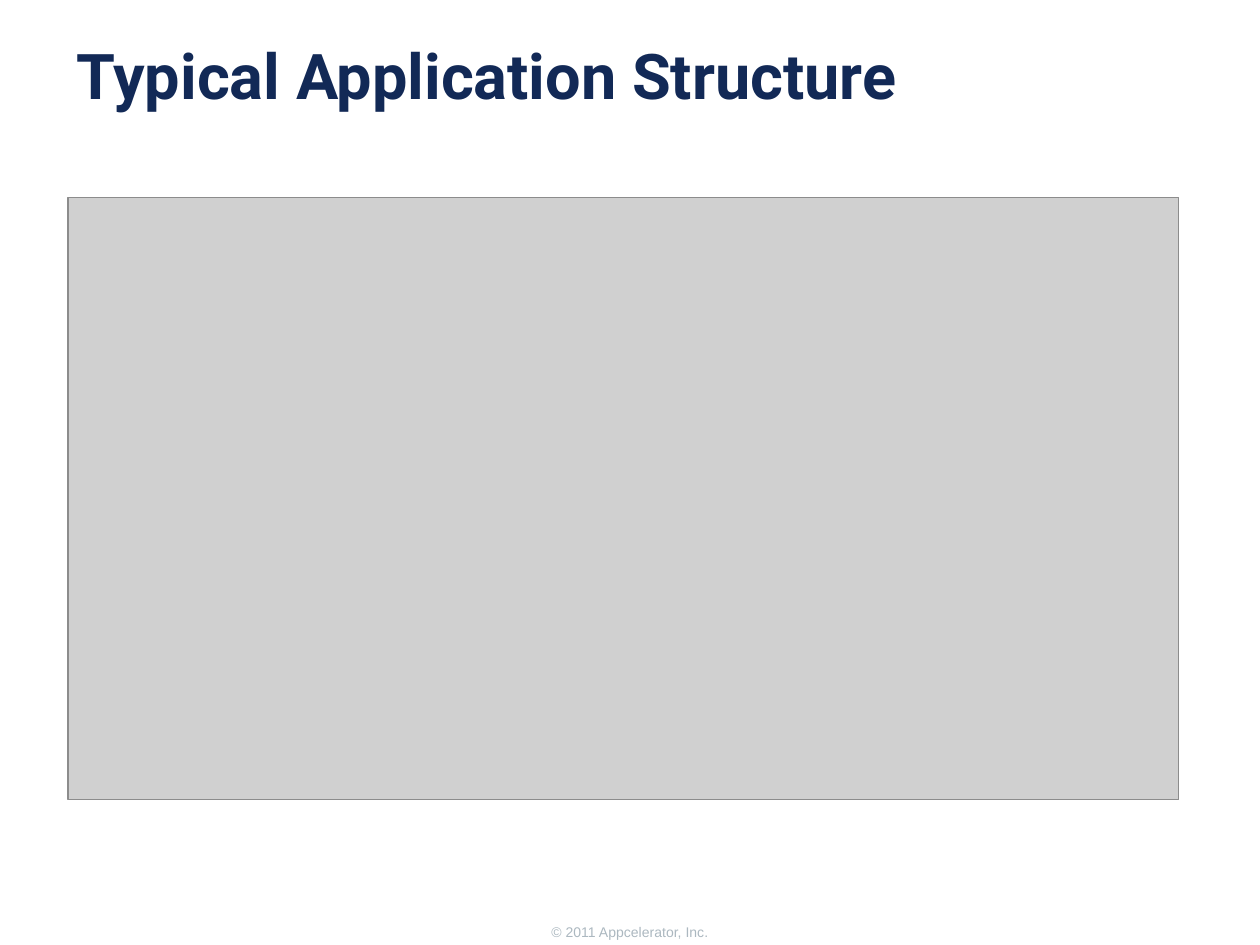
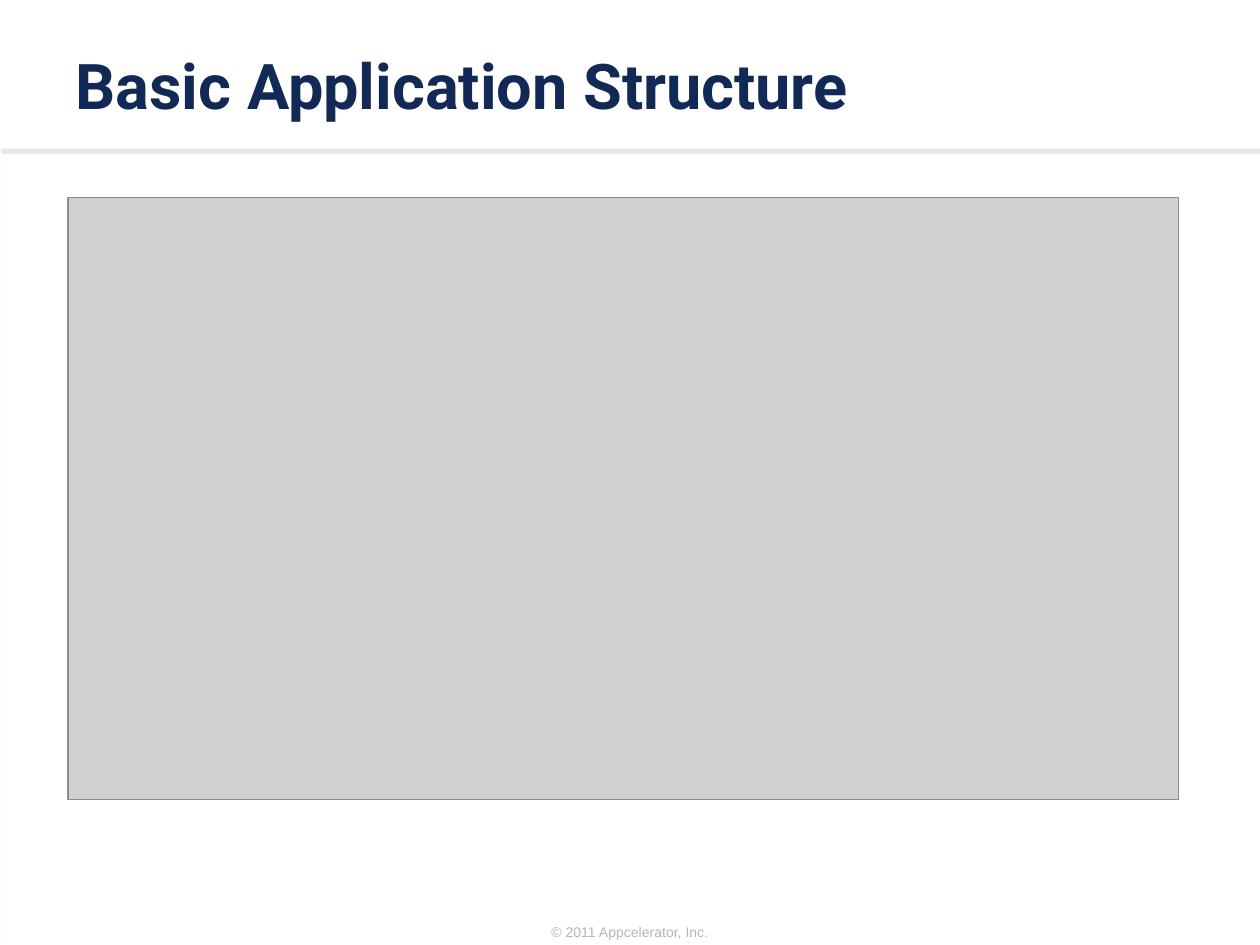
Before and after one commit to appcelerator-training-archive/tcad_certification, a slide deck: slide 3 of 220/220.ppt. Drawn at 1260x945 pixels with LibreOffice and Linux fonts; fonts in the diff are those of the drawing; grey boxes stand for pictures; background and template pictures are left out. Boxes give left, top, right and bottom in pixels: in the first picture for what was removed or moved away, otherwise in the second. Text is boxed around its words. In the diff, an @@ line names an element or a change of style, - is before the commit and + after.

```diff
--- a/220/220.ppt
+++ b/220/220.ppt
@@ title at box(76, 61, 847, 122): text changed @@
-Typical Application Structure
+Basic Application Structure
@@ rectangle added at box(1, 154, 1260, 945), fill #FFFFFF @@
```
Also in this commit, not shown: 8 other slides changed, 9 slides added, 12 slides removed, 16 other files.
